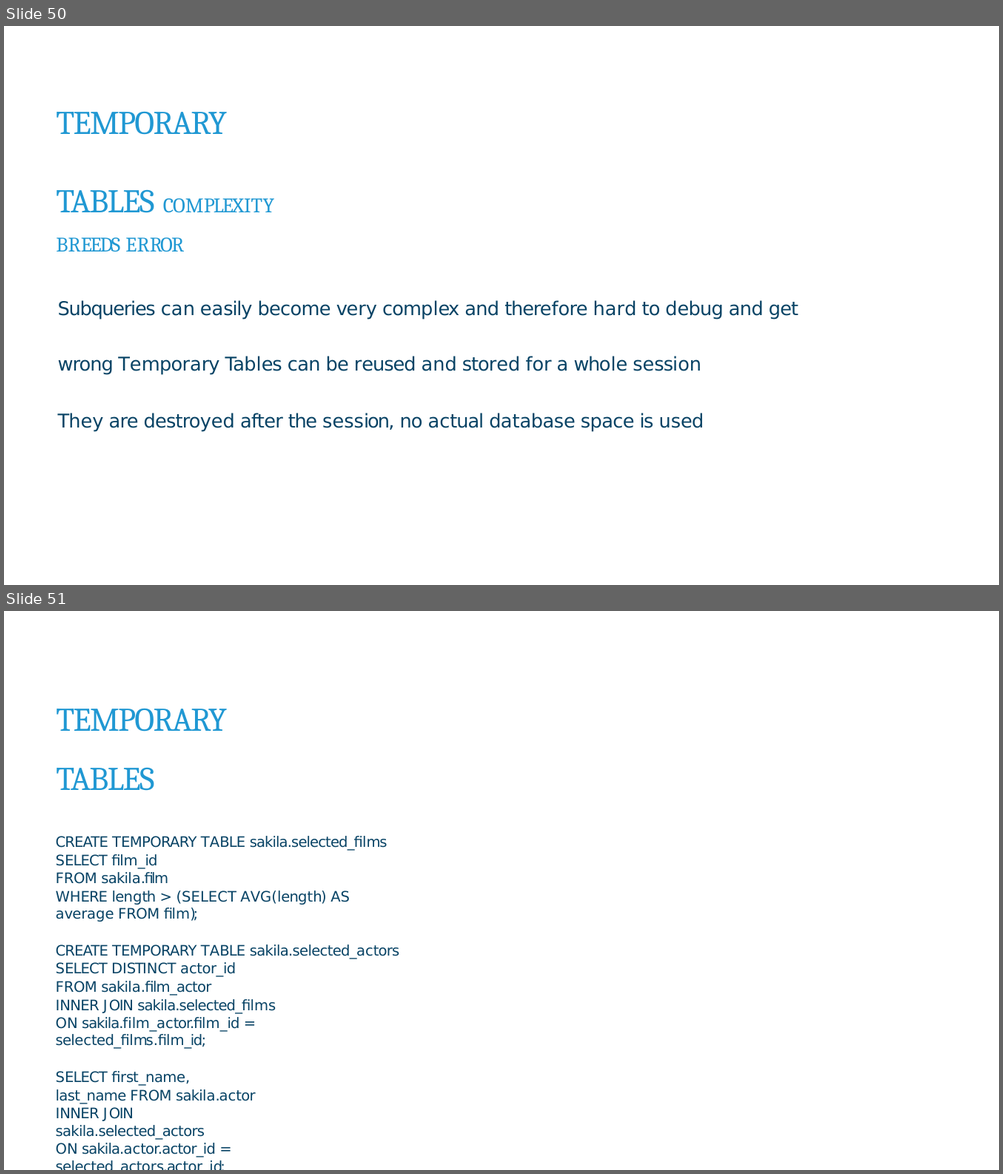
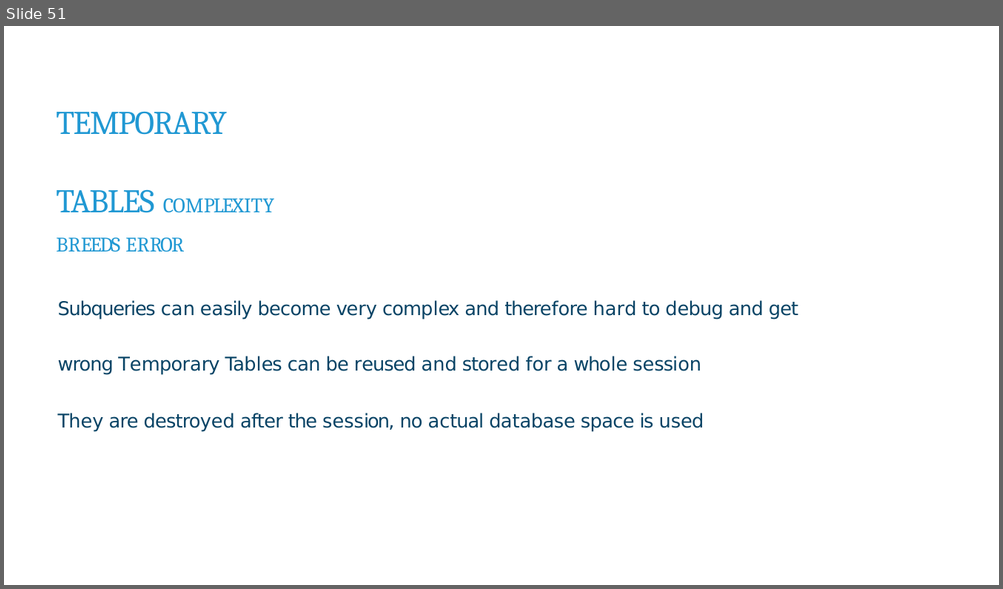
Before and after one commit to itua1293/w3-nbs, a slide deck: D1/W3 D1D2 SQL.pptx. Shown one above the other, each under a label of ours: slides 50 and 51 before the commit, slide 51 after it. The pictures are 1003x1174 and 1003x589 pixels, drawn with LibreOffice and Linux fonts; fonts in the diff are those of the drawing. Boxes give left, top, right and bottom in pixels: in the first picture for what was removed or moved away, otherwise in the second. Text is boxed around its words. In the diff, an @@ line names an element or a change of style, - is before the commit and + after.

```diff
--- a/D1/W3 D1D2 SQL.pptx
+++ b/D1/W3 D1D2 SQL.pptx
@@ slide 51 removed at [4, 611, 999, 1170], background #FFFFFF @@
@@ title removed at [56, 708, 227, 732] @@
-TEMPORARY
@@ text removed at [56, 767, 154, 791] @@
-TABLES
@@ text removed at [56, 836, 400, 1158] @@
-CREATE TEMPORARY TABLE sakila.selected_films SELECT film_id
-FROM sakila.film
-WHERE length > (SELECT AVG(length) AS average FROM film);
-CREATE TEMPORARY TABLE sakila.selected_actors SELECT DISTINCT actor_id
-FROM sakila.film_actor
-INNER JOIN sakila.selected_films
-ON sakila.film_actor.film_id = selected_films.film_id;
-SELECT first_name, last_name FROM sakila.actor
-INNER JOIN sakila.selected_actors
-ON sakila.actor.actor_id = selected_actors.actor_id;
@@ what was slide 50 is now slide 51 @@
```
Also in this commit, not shown: 2 slides changed, 3 slides added, 1 other file.
